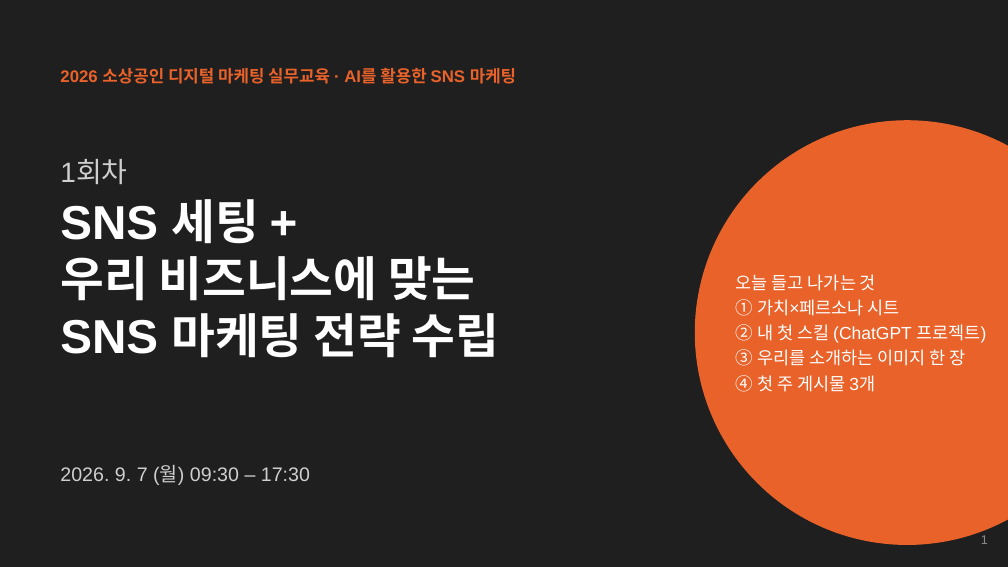
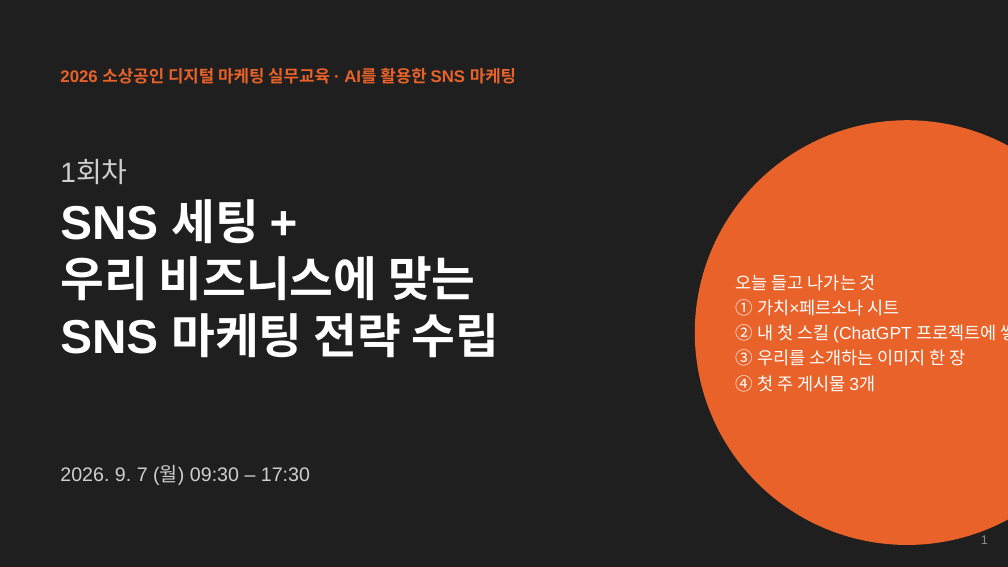
Before and after one commit to selfishclub/biz-gtm-core, a slide deck: slide 1 of course/1회차_교안_슬라이드.pptx. Drawn at 1008x567 pixels with LibreOffice and Linux fonts; fonts in the diff are those of the drawing. Boxes give left, top, right and bottom in pixels: in the first picture for what was removed or moved away, otherwise in the second. Text is boxed around its words. In the diff, an @@ line names an element or a change of style, - is before the commit and + after.

```diff
--- a/course/1회차_교안_슬라이드.pptx
+++ b/course/1회차_교안_슬라이드.pptx
@@ text at [736, 324, 1008, 343]: text changed @@
-② 내 첫 스킬 (ChatGPT 프로젝트)
+② 내 첫 스킬 (ChatGPT 프로젝트에 쌓인 파일)
```
Also in this commit, not shown: 10 other slides changed, 19 other files.
